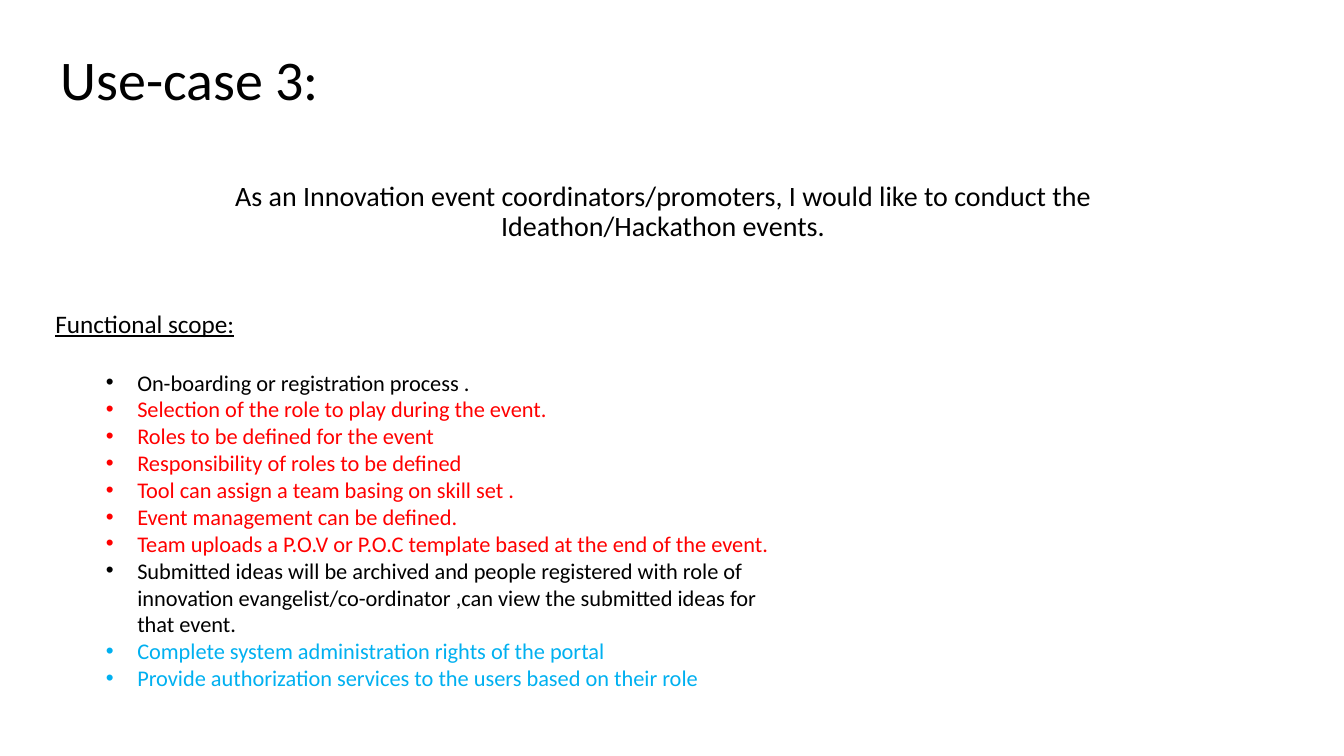
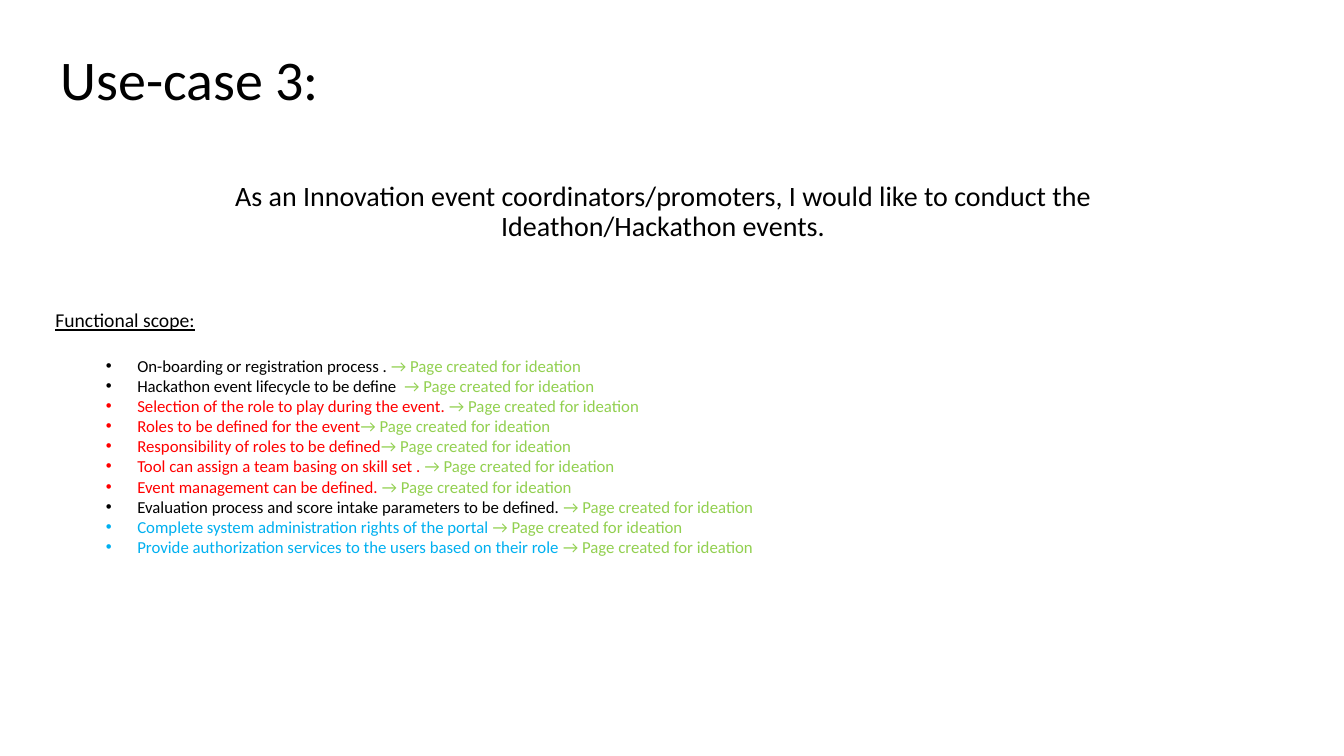
Before and after one commit to Sreenadh1543/ogo-data-holder, a slide deck: slide 4 of 2.use-cases/Use-cases.pptx. Drawn at 1344x756 pixels with LibreOffice and Linux fonts; fonts in the diff are those of the drawing. Boxes give left, top, right and bottom in pixels: in the first picture for what was removed or moved away, otherwise in the second. Text is boxed around its words. In the diff, an @@ line names an element or a change of style, - is before the commit and + after.

Commit message:
Added ideation documents for open points

```diff
--- a/2.use-cases/Use-cases.pptx
+++ b/2.use-cases/Use-cases.pptx
@@ text at [55,313,194,331]: size 18 to 14 pt in "Functional scope:" @@
@@ text at [137,360,753,556]: text changed; size 16 to 12 pt; text colour #FF0000 to #92D050 @@
-  • On-boarding or registration process .
-  • Selection of the role to play during the event.
-  • Roles to be defined for the event
-  • Responsibility of roles to be defined
-  • Tool can assign a team basing on skill set .
-  • Event management can be defined.
-  • Team uploads a P.O.V or P.O.C template based at the end of the event.
-  • Submitted ideas will be archived and people registered with role of innovation evangelist/co-ordinator ,can view the submitted ideas for that event.
-  • Complete system administration rights of the portal
-  • Provide authorization services to the users based on their role
+  • On-boarding or registration process . → Page created for ideation
+  • Hackathon event lifecycle to be define → Page created for ideation
+  • Selection of the role to play during the event. → Page created for ideation
+  • Roles to be defined for the event→ Page created for ideation
+  • Responsibility of roles to be defined→ Page created for ideation
+  • Tool can assign a team basing on skill set . → Page created for ideation
+  • Event management can be defined. → Page created for ideation
+  • Evaluation process and score intake parameters to be defined. → Page created for ideation
+  • Complete system administration rights of the portal → Page created for ideation
+  • Provide authorization services to the users based on their role → Page created for ideation
```
Also in this commit, not shown: 2 other slides changed, 6 other files.
